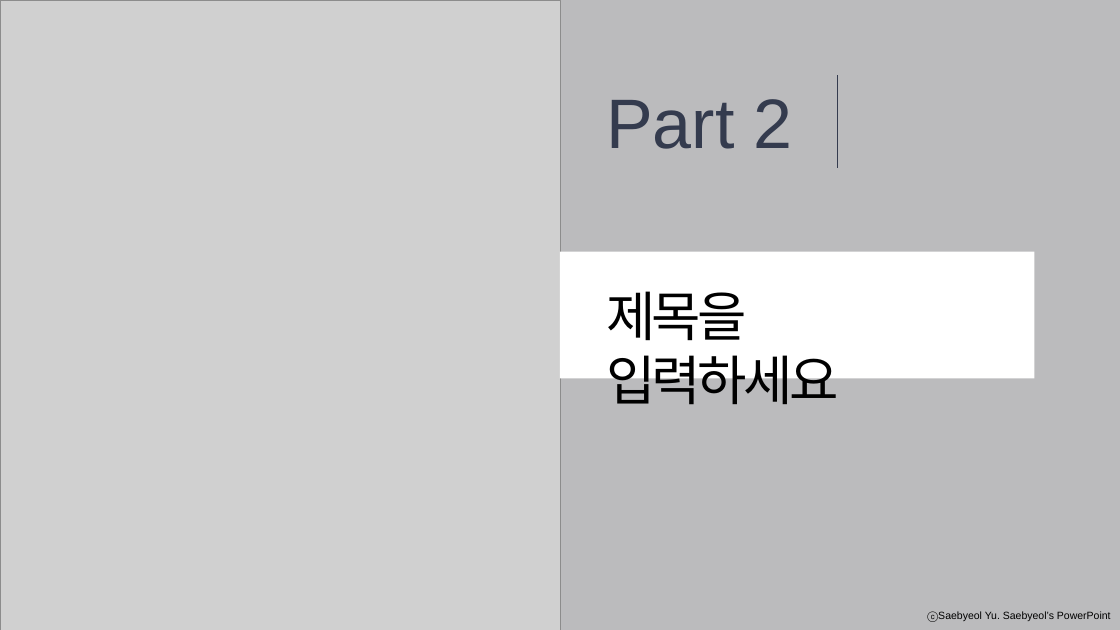
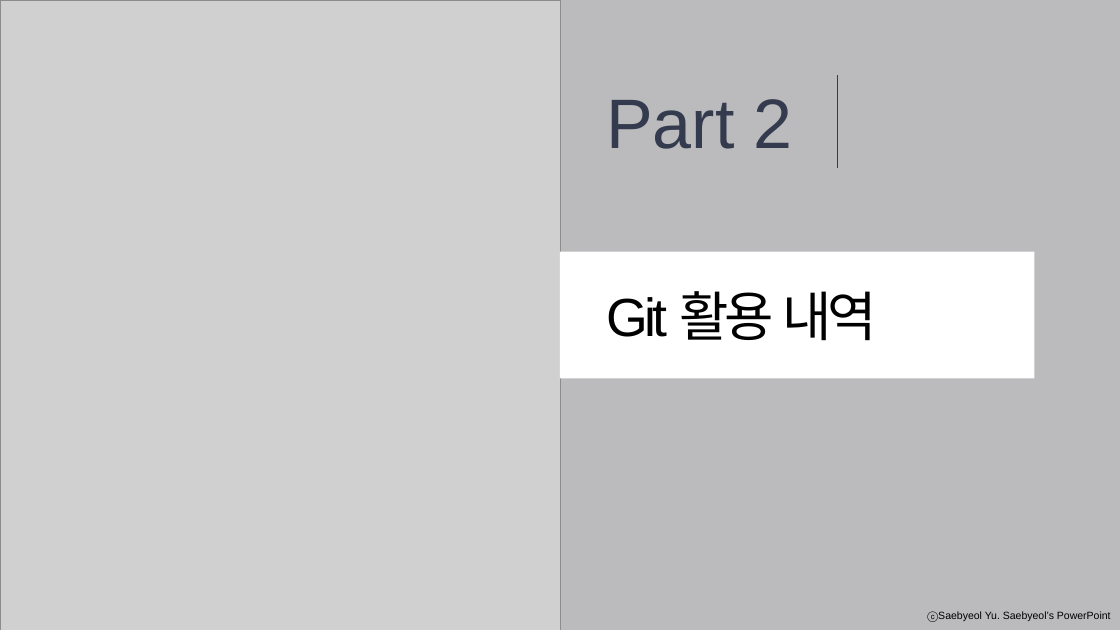
Before and after one commit to songtan-ajae/team-work-git, a slide deck: slide 10 of 200921_coffee_pastel_.pptx. Drawn at 1120x630 pixels with LibreOffice and Linux fonts; fonts in the diff are those of the drawing; grey boxes stand for pictures. Boxes give left, top, right and bottom in pixels: in the first picture for what was removed or moved away, otherwise in the second. Text is boxed around its words. In the diff, an @@ line names an element or a change of style, - is before the commit and + after.

```diff
--- a/200921_coffee_pastel_.pptx
+++ b/200921_coffee_pastel_.pptx
@@ text at [606, 291, 877, 341]: text changed @@
-제목을 입력하세요
+Git 활용 내역
```
Also in this commit, not shown: 4 other slides changed, 1 slide added, 1 slide removed.
